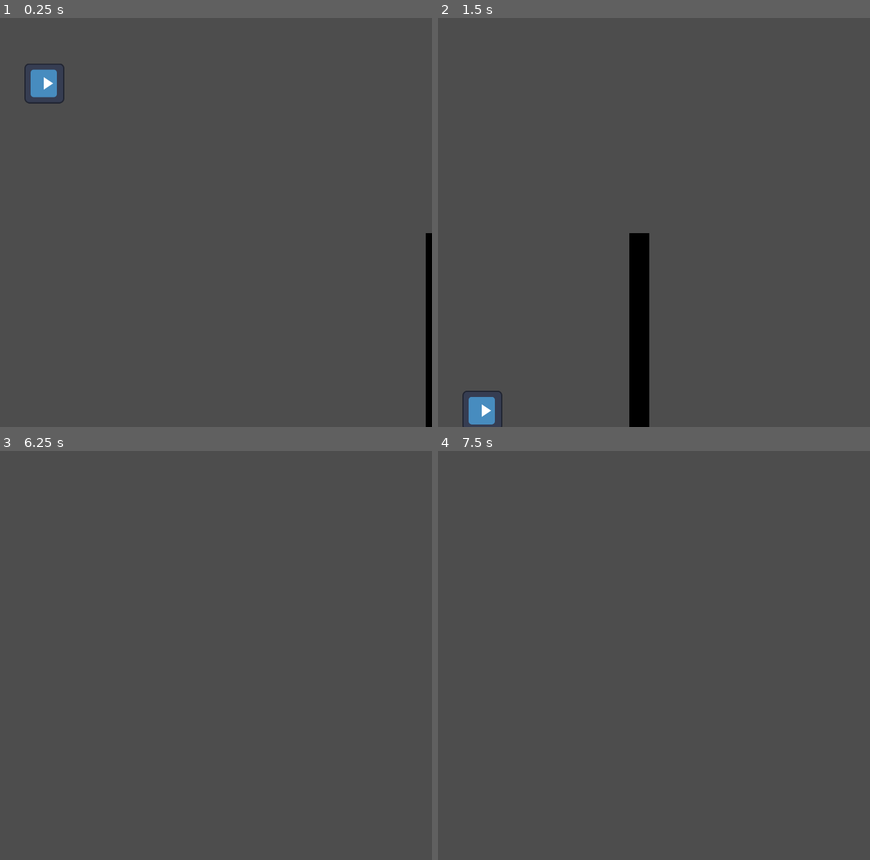
Above: before the commit, frames 1-4 (two rows, left to right).
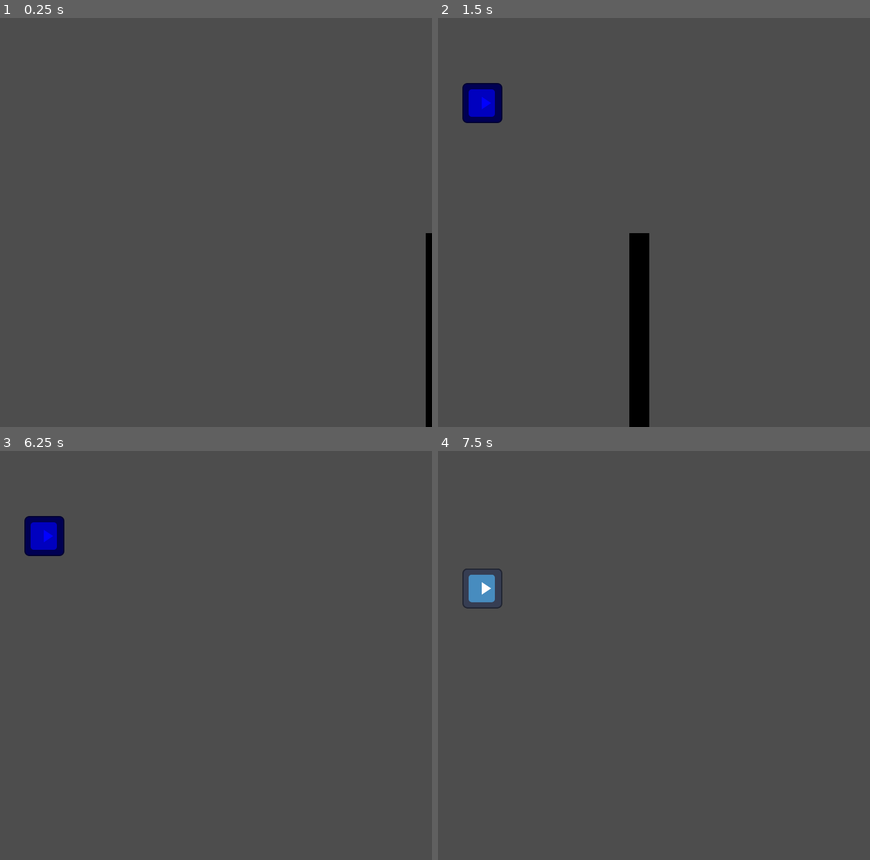
Above: after the commit, the same moments.

Repository: where-fore/flappy
Game: Godot game, scene res://scenes/main.tscn
The game is run twice, just before and just after one commit, with the same random seed, the same clock (stepped at 60 frames per second) and the same inputs. The engine's default icon, where the game draws it, is replaced by a stand-in: a white triangle on a blue panel in a dark square.
Inputs:
- Up to frame 1 (0.25 s): no input
- Up to frame 2 (1.5 s): hold Up (ui_up) 0.53-1.28 s
- Up to frame 3 (6.25 s): hold Up (ui_up) 2.03-3.53 s; tap Enter at 3.5, 5 s; tap Space at 4.25, 5.75 s; hold Up (ui_up) from 5.78 s (still down)
- Up to frame 4 (7.5 s): keep holding Up (ui_up); tap Enter at 6.5 s

The runs differ from the first frame. In frame 1, 0.5% of the frame differs, in the area x 5-15%, y 11-21%; in frame 2, 1.4%, in the area x 5-15%, y 15-100%; in frame 3, 0.9%; in frame 4, 0.5%.

Commit message:
player dies and respawns
obstacles move!

Diff:
--- a/project/scenes/main.tscn
+++ b/project/scenes/main.tscn
@@ -1,15 +1,14 @@
-[gd_scene load_steps=5 format=3 uid="uid://c2j8glj8ncw0p"]
+[gd_scene load_steps=6 format=3 uid="uid://c2j8glj8ncw0p"]
 
 [ext_resource type="Script" uid="uid://dsb0q1caxb1e7" path="res://scripts/main.gd" id="1_jyhfs"]
 [ext_resource type="PackedScene" uid="uid://bqt183ikvb1ni" path="res://scenes/player.tscn" id="1_o5qli"]
 [ext_resource type="PackedScene" uid="uid://cnnqca0vu4a13" path="res://scenes/outer_walls.tscn" id="2_0wfyh"]
 [ext_resource type="PackedScene" uid="uid://dp6hjc82g11om" path="res://scenes/obstacle.tscn" id="3_sugp2"]
+[ext_resource type="PackedScene" uid="uid://romvpv7ssj5x" path="res://scenes/obstacle_spawner.tscn" id="5_tbgi4"]
 
 [node name="Main" type="Node2D"]
 script = ExtResource("1_jyhfs")
-
-[node name="Player" parent="." instance=ExtResource("1_o5qli")]
-position = Vector2(100, 100)
+player_scene = ExtResource("1_o5qli")
 
 [node name="Outer Walls" parent="." instance=ExtResource("2_0wfyh")]
 
@@ -19,3 +18,10 @@
 
 [node name="Camera2D" type="Camera2D" parent="."]
 position = Vector2(360, 358)
+
+[node name="Player Spawn" type="Node2D" parent="."]
+position = Vector2(100, 200)
+
+[node name="Obstacle Spawner (Top)" parent="." groups=["Top Spawner"] instance=ExtResource("5_tbgi4")]
+
+[node name="Obstacle Spawner (Bottom)" parent="." groups=["Bottom Spawner"] instance=ExtResource("5_tbgi4")]
--- /dev/null
+++ b/project/scenes/obstacle_spawner.tscn
@@ -0,0 +1,3 @@
+[gd_scene format=3 uid="uid://romvpv7ssj5x"]
+
+[node name="Obstacle Spawner" type="Node2D"]
--- a/project/scripts/main.gd
+++ b/project/scripts/main.gd
@@ -1,11 +1,29 @@
 extends Node2D
 
+@export var player_scene: PackedScene
+
+var player_respawn_time = 4
+var player_first_spawn_time = 0.5
 
 # Called when the node enters the scene tree for the first time.
 func _ready() -> void:
-	pass # Replace with function body.
+	if player_scene == null:
+		push_error("Exported variable is null: " + "player_scene")
+	spawn_player(player_first_spawn_time)
 
 
 # Called every frame. 'delta' is the elapsed time since the previous frame.
 func _process(_delta: float) -> void:
 	pass
+
+
+func _on_player_destroyed() -> void:
+	spawn_player(player_respawn_time)
+
+func spawn_player(wait_time:float = 0):
+	if wait_time > 0: await get_tree().create_timer(wait_time).timeout
+
+	var player = player_scene.instantiate()
+	player.position = ($"Player Spawn".position)
+	call_deferred("add_child", player)
+	player.connect("destroyed", _on_player_destroyed)
--- /dev/null
+++ b/project/scripts/obstacle_spawner.gd
@@ -0,0 +1,11 @@
+extends Node2D
+
+
+# Called when the node enters the scene tree for the first time.
+func _ready() -> void:
+	pass # Replace with function body.
+
+
+# Called every frame. 'delta' is the elapsed time since the previous frame.
+func _process(delta: float) -> void:
+	pass
--- a/project/scripts/player.gd
+++ b/project/scripts/player.gd
@@ -1,5 +1,9 @@
 extends RigidBody2D
 
+signal destroyed
+
+var spawn_pause_time = 1
+@onready var original_modulate = $Sprite2D.modulate
 
 var thrust = Vector2(0, -800)
 var anti_bounce_divisor = 1.5
@@ -11,7 +15,11 @@
 
 # Called when the node enters the scene tree for the first time.
 func _ready() -> void:
-	pass
+	freeze = true
+	$Sprite2D.modulate = Color(0,0,1,1)
+	await get_tree().create_timer(spawn_pause_time).timeout
+	$Sprite2D.modulate = original_modulate
+	freeze = false
 
 
 # Called every frame. 'delta' is the elapsed time since the previous frame.
@@ -27,6 +35,11 @@
 
 #should be called by the area2D obstacles when they contact the player
 func react_to_obstacle():
+	perish()
+
+
+func perish():
+	emit_signal("destroyed")
 	self.queue_free()
 
 
Not shown, added: project/scripts/obstacle_spawner.gd.uid
Not shown, changed: jammin.txt
